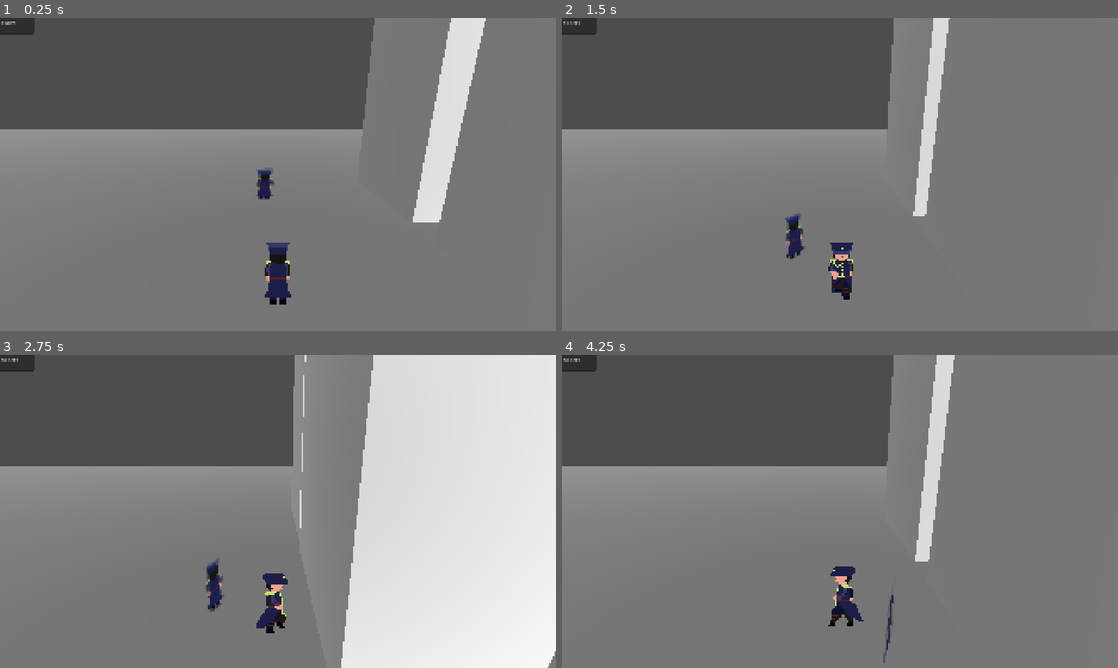
Above: before the commit, frames 1-4 (two rows, left to right).
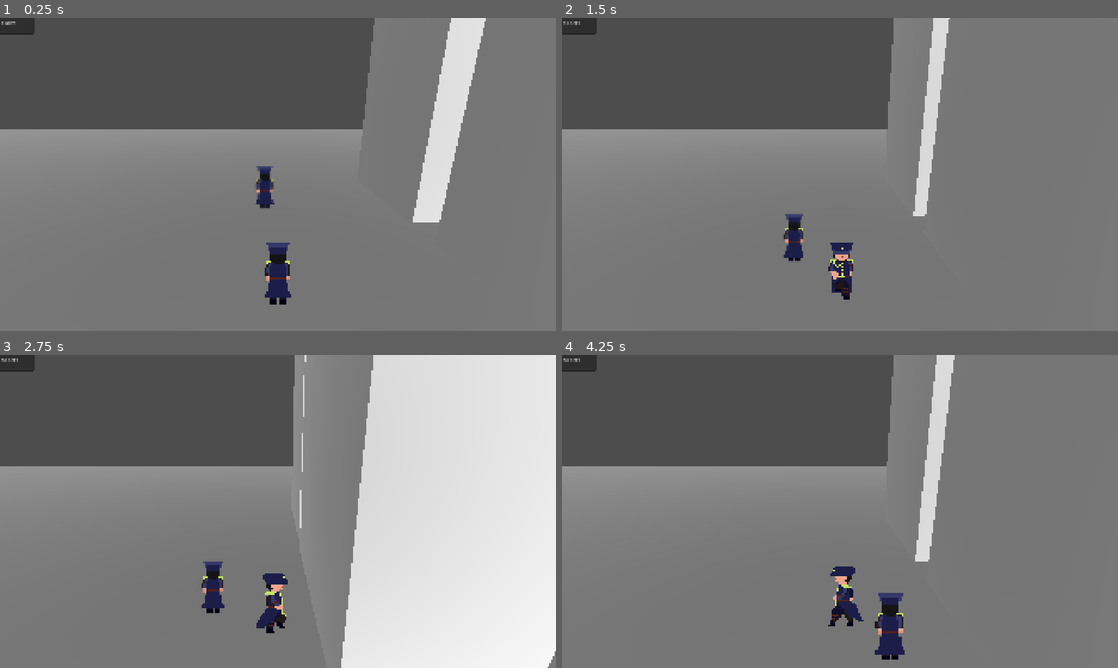
Above: after the commit, the same moments.

Repository: zenrythebard/dinamik_21_gamejam
Game: Godot game, scene res://test_assets/test_3d.tscn
The game is run twice, just before and just after one commit, with the same random seed, the same clock (stepped at 60 frames per second) and the same inputs. This scene is started directly instead of the project's main scene.
Inputs (mouse positions are in pixels of both pictures, inside the frame that each line leads up to):
- Up to frame 1 (0.25 s): no input
- Up to frame 2 (1.5 s): tap Enter (ui_accept) at 0.5, 0.77 s; move the mouse to (962, 158) at 0.52 s; hold D (walk_right) 0.53-1.28 s; click (962, 158) at 0.6 s; move the mouse to (728, 190) at 1.27 s; hold S (walk_backward) from 1.28 s (still down); click (728, 190) at 1.35 s
- Up to frame 3 (2.75 s): tap Enter (ui_accept) at 1.52 s; move the mouse to (333, 442) at 2.02 s; release S (walk_backward) at 2.03 s; hold D (walk_right) from 2.03 s (still down); click (333, 442) at 2.1 s
- Up to frame 4 (4.25 s): move the mouse to (812, 574) at 2.77 s; release D (walk_right) at 2.78 s; hold W (walk_forward) 2.78-3.53 s; click (812, 574) at 2.85 s; tap Enter (ui_accept) at 3.02, 3.77 s; move the mouse to (1006, 558) at 3.52 s; hold A (walk_left) from 3.53 s (still down); click (1006, 558) at 3.6 s

The runs differ from the first frame. In frame 1, 0.2% of the frame differs, in the area x 46-50%, y 47-62%; in frame 2, 0.2%; in frame 3, 0.3%; in frame 4, 0.8%, in the area x 56-62%, y 76-99%.

Commit message:
billboarding

Diff:
--- a/test_assets/ninja.gd
+++ b/test_assets/ninja.gd
@@ -10,7 +10,6 @@
 const JUMP_VELOCITY = 4.5
 
 func _physics_process(delta: float) -> void:
-	sprite.look_at(player.global_transform.origin,Vector3(0,1,0))
 	# Add the gravity.
 	if not is_on_floor():
 		velocity += get_gravity() * delta
@@ -31,6 +30,6 @@
 	else:
 		velocity.x = move_toward(velocity.x, 0, SPEED)
 		velocity.z = move_toward(velocity.z, 0, SPEED)
-	print(follow)
+
 
 	move_and_slide()
--- a/test_assets/test_3d.tscn
+++ b/test_assets/test_3d.tscn
@@ -686,6 +686,7 @@
 
 [node name="AnimatedSprite3D" type="AnimatedSprite3D" parent="Ninja" unique_id=435882025]
 transform = Transform3D(3.945, 0, 0, 0, 3.8105772, 1.0210412, 0, -1.0210412, 3.8105772, 0, 0, 0)
+billboard = 1
 texture_filter = 2
 sprite_frames = SubResource("SpriteFrames_1icll")
 animation = &"walk_forward"
--- a/test_assets/test_character_body_3d.gd
+++ b/test_assets/test_character_body_3d.gd
@@ -3,6 +3,7 @@
 @onready var movement_tree: AnimationTree = $MovementTree
 @export var SPEED = 5.0
 const JUMP_VELOCITY = 4.5
+@onready var camera_3d: Camera3D = $RotationPoint/SpringArm3D/Camera3D
 
 func _ready() -> void:
 	movement_tree.active = true
